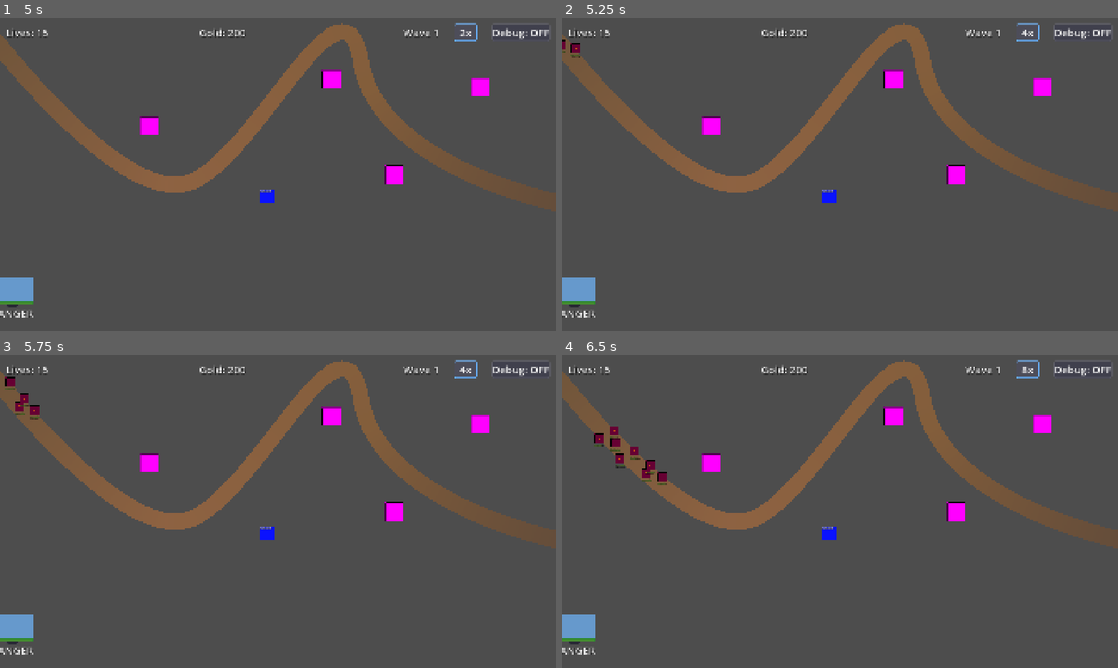
Above: before the commit, frames 1-4 (two rows, left to right).
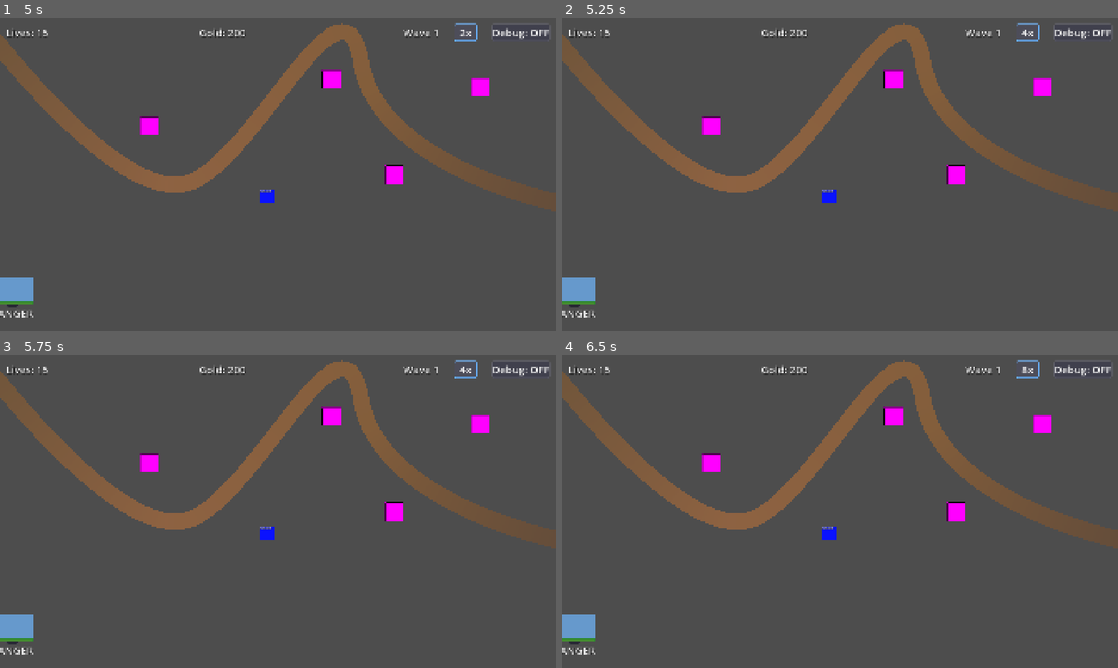
Above: after the commit, the same moments.

Repository: ookeooke/Test-1-Godot
Game: Godot game, scene res://scenes/ui/main_menu.tscn
Same seed, same stepped clock (60 frames per second), same inputs: the game is played once before the commit and once after it.
Inputs (mouse positions are in pixels of both pictures, inside the frame that each line leads up to):
- Up to frame 1 (5 s): click "New Game" at 0.5 s; click "Empty Slot - Click to Create" at 1.25 s; click (278, 171) at 2.02 s; type "Alex" at 2.1 s; click "Create" at 2.75 s; click "Forest Path" at 3.5 s; click "1x" at 4.25 s
- Up to frame 2 (5.25 s): click "2x" at 5 s
- Up to frame 3 (5.75 s): no input
- Up to frame 4 (6.5 s): click "4x" at 5.75 s

Frame 1 is identical in both runs. In frame 2, less than 0.1% of the frame differs, in the area x 0-4%, y 6-13%; in frame 3, 0.2%; in frame 4, 0.5%, in the area x 5-19%, y 22-42%.

Commit message:
Complete balance overhaul and cleanup
Implements all planned balance changes: adjusts economy (starting gold, tower costs, progressive wave bonuses), rebalances tower and hero stats, expands wave system to 16 waves with new HP scaling, and removes hardcoded/duplicate wave data. Cleans up unused files and ensures all systems reference the new balanced configuration for consistent gameplay and testing.

Diff:
--- a/data/waves/example_mixed_wave.tres
+++ /dev/null
@@ -1,19 +0,0 @@
-[gd_resource type="Resource" script_class="WaveData" load_steps=5 format=3 uid="uid://banf2f8hhof08"]
-
-[ext_resource type="Script" uid="uid://bvq38prn6vr24" path="res://scripts/resources/wave_data.gd" id="1_wave"]
-[ext_resource type="Script" uid="uid://cmgol7ax0wy0t" path="res://scripts/resources/enemy_spawn_data.gd" id="2_enemy"]
-
-[sub_resource type="Resource" id="EnemySpawnData_1"]
-script = ExtResource("2_enemy")
-
-[sub_resource type="Resource" id="EnemySpawnData_2"]
-script = ExtResource("2_enemy")
-enemy_type = "wolf"
-count = 3
-spawn_delay = 0.4
-
-[resource]
-script = ExtResource("1_wave")
-wave_number = 99
-enemies = Array[ExtResource("2_enemy")]([SubResource("EnemySpawnData_1"), SubResource("EnemySpawnData_2")])
-wave_name = "Mixed Wave Example"
--- a/data/waves/wave_01.tres
+++ /dev/null
@@ -1,12 +0,0 @@
-[gd_resource type="Resource" script_class="WaveData" load_steps=4 format=3 uid="uid://cew3vj76fgf52"]
-
-[ext_resource type="Script" uid="uid://bvq38prn6vr24" path="res://scripts/resources/wave_data.gd" id="1_wave"]
-[ext_resource type="Script" uid="uid://cmgol7ax0wy0t" path="res://scripts/resources/enemy_spawn_data.gd" id="2_enemy"]
-
-[sub_resource type="Resource" id="EnemySpawnData_1"]
-script = ExtResource("2_enemy")
-count = 8
-
-[resource]
-script = ExtResource("1_wave")
-enemies = Array[ExtResource("2_enemy")]([SubResource("EnemySpawnData_1")])
--- a/data/waves/wave_02.tres
+++ /dev/null
@@ -1,13 +0,0 @@
-[gd_resource type="Resource" script_class="WaveData" load_steps=4 format=3 uid="uid://efkt5o3e53ax"]
-
-[ext_resource type="Script" uid="uid://bvq38prn6vr24" path="res://scripts/resources/wave_data.gd" id="1_wave"]
-[ext_resource type="Script" uid="uid://cmgol7ax0wy0t" path="res://scripts/resources/enemy_spawn_data.gd" id="2_enemy"]
-
-[sub_resource type="Resource" id="EnemySpawnData_1"]
-script = ExtResource("2_enemy")
-enemy_type = "orc"
-
-[resource]
-script = ExtResource("1_wave")
-wave_number = 2
-enemies = Array[ExtResource("2_enemy")]([SubResource("EnemySpawnData_1")])
--- a/data/waves/wave_03.tres
+++ /dev/null
@@ -1,15 +0,0 @@
-[gd_resource type="Resource" script_class="WaveData" load_steps=4 format=3 uid="uid://dysnkvjcmhmjc"]
-
-[ext_resource type="Script" uid="uid://bvq38prn6vr24" path="res://scripts/resources/wave_data.gd" id="1_wave"]
-[ext_resource type="Script" uid="uid://cmgol7ax0wy0t" path="res://scripts/resources/enemy_spawn_data.gd" id="2_enemy"]
-
-[sub_resource type="Resource" id="EnemySpawnData_1"]
-script = ExtResource("2_enemy")
-enemy_type = "wolf"
-count = 6
-
-[resource]
-script = ExtResource("1_wave")
-wave_number = 3
-enemies = Array[ExtResource("2_enemy")]([SubResource("EnemySpawnData_1")])
-wave_name = "Speed Rush"
--- a/data/waves/wave_04.tres
+++ /dev/null
@@ -1,14 +0,0 @@
-[gd_resource type="Resource" script_class="WaveData" load_steps=4 format=3 uid="uid://dqg3kbr3rndat"]
-
-[ext_resource type="Script" uid="uid://bvq38prn6vr24" path="res://scripts/resources/wave_data.gd" id="1_wave"]
-[ext_resource type="Script" uid="uid://cmgol7ax0wy0t" path="res://scripts/resources/enemy_spawn_data.gd" id="2_enemy"]
-
-[sub_resource type="Resource" id="EnemySpawnData_1"]
-script = ExtResource("2_enemy")
-enemy_type = "orc"
-count = 6
-
-[resource]
-script = ExtResource("1_wave")
-wave_number = 4
-enemies = Array[ExtResource("2_enemy")]([SubResource("EnemySpawnData_1")])
--- a/data/waves/wave_05.tres
+++ /dev/null
@@ -1,17 +0,0 @@
-[gd_resource type="Resource" script_class="WaveData" load_steps=4 format=3 uid="uid://d2745vi4fsyp7"]
-
-[ext_resource type="Script" uid="uid://bvq38prn6vr24" path="res://scripts/resources/wave_data.gd" id="1_wave"]
-[ext_resource type="Script" uid="uid://cmgol7ax0wy0t" path="res://scripts/resources/enemy_spawn_data.gd" id="2_enemy"]
-
-[sub_resource type="Resource" id="EnemySpawnData_1"]
-script = ExtResource("2_enemy")
-enemy_type = "troll"
-count = 1
-
-[resource]
-script = ExtResource("1_wave")
-wave_number = 5
-break_time = 4.0
-enemies = Array[ExtResource("2_enemy")]([SubResource("EnemySpawnData_1")])
-wave_name = "First Boss"
-is_boss_wave = true
--- a/data/waves/wave_06.tres
+++ /dev/null
@@ -1,15 +0,0 @@
-[gd_resource type="Resource" script_class="WaveData" load_steps=4 format=3 uid="uid://dl5yjjxryjf6p"]
-
-[ext_resource type="Script" uid="uid://bvq38prn6vr24" path="res://scripts/resources/wave_data.gd" id="1_wave"]
-[ext_resource type="Script" uid="uid://cmgol7ax0wy0t" path="res://scripts/resources/enemy_spawn_data.gd" id="2_enemy"]
-
-[sub_resource type="Resource" id="EnemySpawnData_1"]
-script = ExtResource("2_enemy")
-enemy_type = "bat"
-count = 8
-
-[resource]
-script = ExtResource("1_wave")
-wave_number = 6
-enemies = Array[ExtResource("2_enemy")]([SubResource("EnemySpawnData_1")])
-wave_name = "Air Assault"
--- a/data/waves/wave_07.tres
+++ /dev/null
@@ -1,14 +0,0 @@
-[gd_resource type="Resource" script_class="WaveData" load_steps=4 format=3 uid="uid://efh56h6pps2b"]
-
-[ext_resource type="Script" uid="uid://bvq38prn6vr24" path="res://scripts/resources/wave_data.gd" id="1_wave"]
-[ext_resource type="Script" uid="uid://cmgol7ax0wy0t" path="res://scripts/resources/enemy_spawn_data.gd" id="2_enemy"]
-
-[sub_resource type="Resource" id="EnemySpawnData_1"]
-script = ExtResource("2_enemy")
-count = 12
-
-[resource]
-script = ExtResource("1_wave")
-wave_number = 7
-enemies = Array[ExtResource("2_enemy")]([SubResource("EnemySpawnData_1")])
-wave_name = "Goblin Horde"
--- a/data/waves/wave_08.tres
+++ /dev/null
@@ -1,15 +0,0 @@
-[gd_resource type="Resource" script_class="WaveData" load_steps=4 format=3 uid="uid://b1tc3w5nmcx8w"]
-
-[ext_resource type="Script" uid="uid://bvq38prn6vr24" path="res://scripts/resources/wave_data.gd" id="1_wave"]
-[ext_resource type="Script" uid="uid://cmgol7ax0wy0t" path="res://scripts/resources/enemy_spawn_data.gd" id="2_enemy"]
-
-[sub_resource type="Resource" id="EnemySpawnData_1"]
-script = ExtResource("2_enemy")
-enemy_type = "wolf"
-count = 10
-
-[resource]
-script = ExtResource("1_wave")
-wave_number = 8
-enemies = Array[ExtResource("2_enemy")]([SubResource("EnemySpawnData_1")])
-wave_name = "Wolf Pack"
--- a/data/waves/wave_09.tres
+++ /dev/null
@@ -1,16 +0,0 @@
-[gd_resource type="Resource" script_class="WaveData" load_steps=4 format=3 uid="uid://dqynsaug13apf"]
-
-[ext_resource type="Script" uid="uid://bvq38prn6vr24" path="res://scripts/resources/wave_data.gd" id="1_wave"]
-[ext_resource type="Script" uid="uid://cmgol7ax0wy0t" path="res://scripts/resources/enemy_spawn_data.gd" id="2_enemy"]
-
-[sub_resource type="Resource" id="EnemySpawnData_1"]
-script = ExtResource("2_enemy")
-enemy_type = "orc"
-count = 10
-
-[resource]
-script = ExtResource("1_wave")
-wave_number = 9
-break_time = 4.0
-enemies = Array[ExtResource("2_enemy")]([SubResource("EnemySpawnData_1")])
-wave_name = "Orc Army"
--- a/data/waves/wave_10.tres
+++ /dev/null
@@ -1,16 +0,0 @@
-[gd_resource type="Resource" script_class="WaveData" load_steps=4 format=3 uid="uid://c56kt27sh5ush"]
-
-[ext_resource type="Script" uid="uid://bvq38prn6vr24" path="res://scripts/resources/wave_data.gd" id="1_wave"]
-[ext_resource type="Script" uid="uid://cmgol7ax0wy0t" path="res://scripts/resources/enemy_spawn_data.gd" id="2_enemy"]
-
-[sub_resource type="Resource" id="EnemySpawnData_1"]
-script = ExtResource("2_enemy")
-enemy_type = "troll"
-count = 2
-
-[resource]
-script = ExtResource("1_wave")
-wave_number = 10
-enemies = Array[ExtResource("2_enemy")]([SubResource("EnemySpawnData_1")])
-wave_name = "Final Boss Battle"
-is_boss_wave = true
--- a/scenes/heroes/ranger_hero.gd
+++ b/scenes/heroes/ranger_hero.gd
@@ -27,10 +27,10 @@
 
 # Base stats (for reference and reset)
 const BASE_MAX_HEALTH = 200.0
-const BASE_RANGED_DAMAGE = 10.0  # Reduced from 14 (-29%) for balanced difficulty
+const BASE_RANGED_DAMAGE = 12.0  # Buffed from 10.0 (+20%) to hit 1.82x tower DPS ratio
 const BASE_MELEE_DAMAGE = 5.0  # Reduced from 6 (-17%) - melee is for blocking
 const BASE_RANGED_RANGE = 300.0
-const BASE_RANGED_ATTACK_SPEED = 0.6  # 23.3 DPS ranged (lower = faster)
+const BASE_RANGED_ATTACK_SPEED = 0.55  # 21.8 DPS ranged (lower = faster, buffed from 0.6s)
 const BASE_MOVEMENT_SPEED = 150.0
 
 # Fixed stats (not affected by modifiers)
--- a/scenes/levels/level_01.tscn
+++ b/scenes/levels/level_01.tscn
@@ -16,20 +16,10 @@
 [ext_resource type="Script" uid="uid://ddjf0njev6xv" path="res://scripts/managers/hero_manager.gd" id="7_4d7sh"]
 [ext_resource type="Script" uid="uid://bvq38prn6vr24" path="res://scripts/resources/wave_data.gd" id="8_e6lid"]
 [ext_resource type="PackedScene" uid="uid://c52n66umx0j5h" path="res://scenes/heroes/ranger_hero.tscn" id="8_ir8iy"]
-[ext_resource type="Resource" uid="uid://cew3vj76fgf52" path="res://data/waves/wave_01.tres" id="9_3g50r"]
 [ext_resource type="PackedScene" uid="uid://ckvxoisxu0tq1" path="res://scenes/spots/hero_spot.tscn" id="9_hqns4"]
 [ext_resource type="PackedScene" path="res://scenes/ui/dual_panel_screen.tscn" id="10_dual_panel"]
 [ext_resource type="PackedScene" uid="uid://cqoyfbnb1nbig" path="res://scenes/ui/hero_button.tscn" id="10_herobutton"]
-[ext_resource type="Resource" uid="uid://efkt5o3e53ax" path="res://data/waves/wave_02.tres" id="10_iu1m7"]
 [ext_resource type="PackedScene" path="res://scenes/ui/menu_layer.tscn" id="10_menu_layer"]
-[ext_resource type="Resource" uid="uid://dysnkvjcmhmjc" path="res://data/waves/wave_03.tres" id="11_lswbx"]
-[ext_resource type="Resource" uid="uid://dqg3kbr3rndat" path="res://data/waves/wave_04.tres" id="12_uujh0"]
-[ext_resource type="Resource" uid="uid://d2745vi4fsyp7" path="res://data/waves/wave_05.tres" id="13_3t34l"]
-[ext_resource type="Resource" uid="uid://dl5yjjxryjf6p" path="res://data/waves/wave_06.tres" id="14_qy4h0"]
-[ext_resource type="Resource" uid="uid://efh56h6pps2b" path="res://data/waves/wave_07.tres" id="15_e5bmj"]
-[ext_resource type="Resource" uid="uid://b1tc3w5nmcx8w" path="res://data/waves/wave_08.tres" id="16_iqf6e"]
-[ext_resource type="Resource" uid="uid://dqynsaug13apf" path="res://data/waves/wave_09.tres" id="17_stkom"]
-[ext_resource type="Resource" uid="uid://c56kt27sh5ush" path="res://data/waves/wave_10.tres" id="18_5t8rk"]
 
 [sub_resource type="Curve2D" id="Curve2D_y32ns"]
 _data = {
@@ -57,7 +47,7 @@
 troll_scene = ExtResource("4_troll")
 bat_scene = ExtResource("5_bat")
 wave_label = NodePath("../UI/TopBar/HBoxContainer/WaveLabel")
-waves = Array[ExtResource("8_e6lid")]([ExtResource("9_3g50r"), ExtResource("10_iu1m7"), ExtResource("11_lswbx"), ExtResource("12_uujh0"), ExtResource("13_3t34l"), ExtResource("14_qy4h0"), ExtResource("15_e5bmj"), ExtResource("16_iqf6e"), ExtResource("17_stkom"), ExtResource("18_5t8rk")])
+waves = Array[ExtResource("8_e6lid")]([])
 
 [node name="Camera2D" type="Camera2D" parent="."]
 position = Vector2(900, 450)
--- a/scenes/levels/level_02.tscn
+++ /dev/null
@@ -1,170 +0,0 @@
-[gd_scene load_steps=32 format=3 uid="uid://level02_scene_uid"]
-
-[ext_resource type="Script" uid="uid://mxt3ckx3n6mu" path="res://scripts/managers/wave_manager.gd" id="1_0e48y"]
-[ext_resource type="Script" path="res://scripts/ai/ai_test_simple.gd" id="1_ai_test"]
-[ext_resource type="PackedScene" uid="uid://b6yn3cxqs75wl" path="res://scenes/debug/balance_debug_hud.tscn" id="1_balance_hud"]
-[ext_resource type="Script" uid="uid://idfvb3maml47" path="res://scripts/level_controller.gd" id="1_level_controller"]
-[ext_resource type="PackedScene" uid="uid://detc10envwuf" path="res://scenes/enemies/goblin_scout.tscn" id="1_wtcfe"]
-[ext_resource type="Script" uid="uid://b1r6b3vwpnkst" path="res://scripts/camera/camera_controller_improved.gd" id="2_camera"]
-[ext_resource type="PackedScene" uid="uid://crirequ6fnstj" path="res://scenes/enemies/orc_warrior.tscn" id="3_epypp"]
-[ext_resource type="PackedScene" uid="uid://dwolf7k3xp2n" path="res://scenes/enemies/wolf_runner.tscn" id="3_wolf"]
-[ext_resource type="Script" uid="uid://b36pauxpm4kdw" path="res://scripts/ui/ui.gd" id="4_q6r6c"]
-[ext_resource type="PackedScene" uid="uid://dtroll8k5xram" path="res://scenes/enemies/troll_boss.tscn" id="4_troll"]
-[ext_resource type="PackedScene" uid="uid://dbauak4xr3p" path="res://scenes/enemies/bat_flyer.tscn" id="5_bat"]
-[ext_resource type="Script" uid="uid://b5eg63ndhxpwm" path="res://scripts/managers/placement_manager.gd" id="5_kdubu"]
-[ext_resource type="PackedScene" uid="uid://bar3soqilns7x" path="res://scenes/spots/tower_spot.tscn" id="5_q6r6c"]
-[ext_resource type="Script" uid="uid://ddjf0njev6xv" path="res://scripts/managers/hero_manager.gd" id="7_4d7sh"]
-[ext_resource type="Script" uid="uid://bvq38prn6vr24" path="res://scripts/resources/wave_data.gd" id="8_e6lid"]
-[ext_resource type="PackedScene" uid="uid://c52n66umx0j5h" path="res://scenes/heroes/ranger_hero.tscn" id="8_ir8iy"]
-[ext_resource type="Resource" uid="uid://cew3vj76fgf52" path="res://data/waves/wave_01.tres" id="9_3g50r"]
-[ext_resource type="PackedScene" uid="uid://ckvxoisxu0tq1" path="res://scenes/spots/hero_spot.tscn" id="9_hqns4"]
-[ext_resource type="PackedScene" uid="uid://cqoyfbnb1nbig" path="res://scenes/ui/hero_button.tscn" id="10_herobutton"]
-[ext_resource type="Resource" uid="uid://efkt5o3e53ax" path="res://data/waves/wave_02.tres" id="10_iu1m7"]
-[ext_resource type="PackedScene" uid="uid://menu_layer_canvas" path="res://scenes/ui/menu_layer.tscn" id="10_menu_layer"]
-[ext_resource type="PackedScene" uid="uid://dual_panel_screen_scene" path="res://scenes/ui/dual_panel_screen.tscn" id="10_dual_panel"]
-[ext_resource type="Resource" uid="uid://dysnkvjcmhmjc" path="res://data/waves/wave_03.tres" id="11_lswbx"]
-[ext_resource type="Resource" uid="uid://dqg3kbr3rndat" path="res://data/waves/wave_04.tres" id="12_uujh0"]
-[ext_resource type="Resource" uid="uid://d2745vi4fsyp7" path="res://data/waves/wave_05.tres" id="13_3t34l"]
-[ext_resource type="Resource" uid="uid://dl5yjjxryjf6p" path="res://data/waves/wave_06.tres" id="14_qy4h0"]
-[ext_resource type="Resource" uid="uid://efh56h6pps2b" path="res://data/waves/wave_07.tres" id="15_e5bmj"]
-[ext_resource type="Resource" uid="uid://b1tc3w5nmcx8w" path="res://data/waves/wave_08.tres" id="16_iqf6e"]
-[ext_resource type="Resource" uid="uid://dqynsaug13apf" path="res://data/waves/wave_09.tres" id="17_stkom"]
-[ext_resource type="Resource" uid="uid://c56kt27sh5ush" path="res://data/waves/wave_10.tres" id="18_5t8rk"]
-
-[sub_resource type="Curve2D" id="Curve2D_y32ns"]
-_data = {
-"points": PackedVector2Array(0, 0, 0, 0, -179, 142, -231.07893, 54.23281, 231.07893, -54.23281, 474, 634, -61.306656, -367.83994, 61.306656, 367.83994, 1081, 212, 0, 0, 0, 0, 1769, 701)
-}
-point_count = 4
-
-[node name="TestLevel" type="Node2D"]
-script = ExtResource("1_level_controller")
-
-[node name="AITest" type="Node" parent="."]
-script = ExtResource("1_ai_test")
-strategy = "Archer Rush"
-show_debug_info = true
-
-[node name="WaveManager" type="Node2D" parent="." node_paths=PackedStringArray("enemy_path", "wave_label")]
-script = ExtResource("1_0e48y")
-enemy_path = NodePath("../EnemyPath")
-goblin_scene = ExtResource("1_wtcfe")
-orc_scene = ExtResource("3_epypp")
-wolf_scene = ExtResource("3_wolf")
-troll_scene = ExtResource("4_troll")
-bat_scene = ExtResource("5_bat")
-wave_label = NodePath("../UI/TopBar/HBoxContainer/WaveLabel")
-waves = Array[ExtResource("8_e6lid")]([ExtResource("9_3g50r"), ExtResource("10_iu1m7"), ExtResource("11_lswbx"), ExtResource("12_uujh0"), ExtResource("13_3t34l"), ExtResource("14_qy4h0"), ExtResource("15_e5bmj"), ExtResource("16_iqf6e"), ExtResource("17_stkom"), ExtResource("18_5t8rk")])
-
-[node name="Camera2D" type="Camera2D" parent="."]
-position = Vector2(900, 450)
-editor_draw_limits = true
-script = ExtResource("2_camera")
-level_rect = Rect2(-200, 200, 2000, 800)
-
-[node name="EnemyPath" type="Path2D" parent="."]
-position = Vector2(5, -2)
-curve = SubResource("Curve2D_y32ns")
-
-[node name="UI" type="CanvasLayer" parent="."]
-script = ExtResource("4_q6r6c")
-
-[node name="TopBar" type="MarginContainer" parent="UI"]
-anchors_preset = 10
-anchor_right = 1.0
-offset_bottom = 100.0
-grow_horizontal = 2
-
-[node name="HBoxContainer" type="HBoxContainer" parent="UI/TopBar"]
-layout_mode = 2
-
-[node name="LivesLabel" type="Label" parent="UI/TopBar/HBoxContainer"]
-layout_mode = 2
-size_flags_horizontal = 3
-text = "Lives: 20"
-vertical_alignment = 1
-
-[node name="Spacer1" type="Control" parent="UI/TopBar/HBoxContainer"]
-custom_minimum_size = Vector2(20, 0)
-layout_mode = 2
-
-[node name="GoldLabel" type="Label" parent="UI/TopBar/HBoxContainer"]
-layout_mode = 2
-size_flags_horizontal = 3
-text = "Gold: 500"
-horizontal_alignment = 1
-vertical_alignment = 1
-
-[node name="Spacer2" type="Control" parent="UI/TopBar/HBoxContainer"]
-custom_minimum_size = Vector2(20, 0)
-layout_mode = 2
-
-[node name="WaveLabel" type="Label" parent="UI/TopBar/HBoxContainer"]
-layout_mode = 2
-size_flags_horizontal = 3
-text = "Wave 1"
-horizontal_alignment = 2
-vertical_alignment = 1
-
-[node name="Spacer3" type="Control" parent="UI/TopBar/HBoxContainer"]
-custom_minimum_size = Vector2(20, 0)
-layout_mode = 2
-
-[node name="SpeedButton" type="Button" parent="UI/TopBar/HBoxContainer"]
-custom_minimum_size = Vector2(80, 40)
-layout_mode = 2
-text = "1x"
-flat = false
-
-[node name="Spacer4" type="Control" parent="UI/TopBar/HBoxContainer"]
-custom_minimum_size = Vector2(20, 0)
-layout_mode = 2
-
-[node name="DebugHudButton" type="Button" parent="UI/TopBar/HBoxContainer"]
-custom_minimum_size = Vector2(100, 40)
-layout_mode = 2
-text = "Debug: OFF"
-
-[node name="HeroButton" parent="UI" instance=ExtResource("10_herobutton")]
-layout_mode = 3
-anchors_preset = 2
-anchor_top = 1.0
-anchor_bottom = 1.0
-offset_left = 20.0
-offset_top = -140.0
-offset_right = 110.0
-offset_bottom = -20.0
-grow_vertical = 0
-
-[node name="MenuLayer" parent="." instance=ExtResource("10_menu_layer")]
-
-[node name="DualPanelScreen" parent="." instance=ExtResource("10_dual_panel")]
-
-[node name="BalanceDebugHUD" parent="." instance=ExtResource("1_balance_hud")]
-
-[node name="PlacementManager" type="Node2D" parent="."]
-script = ExtResource("5_kdubu")
-
-[node name="TowerSpots" type="Node2D" parent="."]
-
-[node name="TowerSpot1" parent="TowerSpots" instance=ExtResource("5_q6r6c")]
-position = Vector2(356, 433)
-
-[node name="TowerSpot2" parent="TowerSpots" instance=ExtResource("5_q6r6c")]
-position = Vector2(984, 271)
-
-[node name="TowerSpot3" parent="TowerSpots" instance=ExtResource("5_q6r6c")]
-position = Vector2(1200, 600)
-
-[node name="TowerSpot4" parent="TowerSpots" instance=ExtResource("5_q6r6c")]
-position = Vector2(1500, 300)
-
-[node name="HeroManager" type="Node2D" parent="." groups=["hero_manager"]]
-modulate = Color(0.9575384, 0.84961164, 0.8779932, 1)
-script = ExtResource("7_4d7sh")
-ranger_hero_scene = ExtResource("8_ir8iy")
-
-[node name="HeroSpots" type="Node2D" parent="."]
-
-[node name="HeroSpot" parent="HeroSpots" instance=ExtResource("9_hqns4")]
-position = Vector2(761, 675)
--- a/scenes/towers/archer_tower.gd
+++ b/scenes/towers/archer_tower.gd
@@ -26,7 +26,7 @@
 var attack_speed = 1.0  # Attacks per second
 var range_radius = 300  # Detection range
 var targeting_mode = TargetingMode.FIRST  # Default targeting mode
-var build_cost = 100  # Cost to build this tower (for sell calculation)
+var build_cost = 80  # Cost to build this tower (balanced for 2.5 towers at start with 200g)
 
 # UPGRADE SYSTEM
 var tower_level = 1  # Current upgrade level (1-3, then can choose path at level 4)
@@ -823,11 +823,11 @@
 	match tower_level:
 		2:
 			print("🔧 [DEBUG] Applying Level 2 stats...")
-			damage = 20  # 12 → 20 (+67% damage)
+			damage = 17  # 12 → 17 (+42% damage, reduced from 20 for balance)
 			attack_speed = 1.3  # 1.0 → 1.3 (+30% speed)
 			range_radius = 350  # 300 → 350 (+50 range)
-			# Result: 26.0 DPS (+117% from Level 1)
-			print("✅ [ArcherTower] Upgraded to Level 2: DMG=20, AS=1.3, Range=350, DPS=26.0")
+			# Result: 22.1 DPS (+84% from Level 1, efficiency 1.84x vs 2.17x before)
+			print("✅ [ArcherTower] Upgraded to Level 2: DMG=17, AS=1.3, Range=350, DPS=22.1")
 		3:
 			print("🔧 [DEBUG] Applying Level 3 stats...")
 			damage = 27  # 20 → 27 (+35% damage)
@@ -977,7 +977,7 @@
 			2: return 90  # Level 2→3 (Reduced from 120g -25%)
 	elif tower_level == MAX_LEVEL_BEFORE_CHOICE and upgrade_path == "":
 		# Path choice upgrade
-		return 120  # Level 3→4 path choice (Reduced from 150g -20%)
+		return 150  # Level 3→4 path choice (increased for economy balance)
 
 	return 0  # Max level reached
 
--- a/scripts/managers/wave_manager.gd
+++ b/scripts/managers/wave_manager.gd
@@ -173,10 +173,14 @@
 	if BalanceTracker:
 		BalanceTracker.end_wave(current_wave)
 
-	# Award wave completion bonus (20g per wave)
-	var wave_bonus = 20
+	# Award wave completion bonus (progressive: 12g/13g/15g based on wave)
+	var wave_bonus = 12
+	if current_wave >= 7:
+		wave_bonus = 13  # Mid-game bonus
+	if current_wave >= 13:
+		wave_bonus = 15  # Late-game bonus
 	GameStateManager.add_gold(wave_bonus)
-	print("[WaveManager] Wave completion bonus: +%dg" % wave_bonus)
+	print("[WaveManager] Wave completion bonus: +%dg (wave %d)" % [wave_bonus, current_wave])
 
 	# Track wave bonus in BalanceTracker
 	if BalanceTracker:
Not shown: 1 places in scenes/levels/level_01.tscn that only renumber resources
Not shown, changed: .github/instructions/tower-defense-claude.instructions.md
Not shown, added: BALANCE_IMPLEMENTATION_COMPLETE.md
Not shown, added: FINAL_VERIFICATION.md
Not shown, added: STRUCTURE_ANALYSIS_DEEP.md
